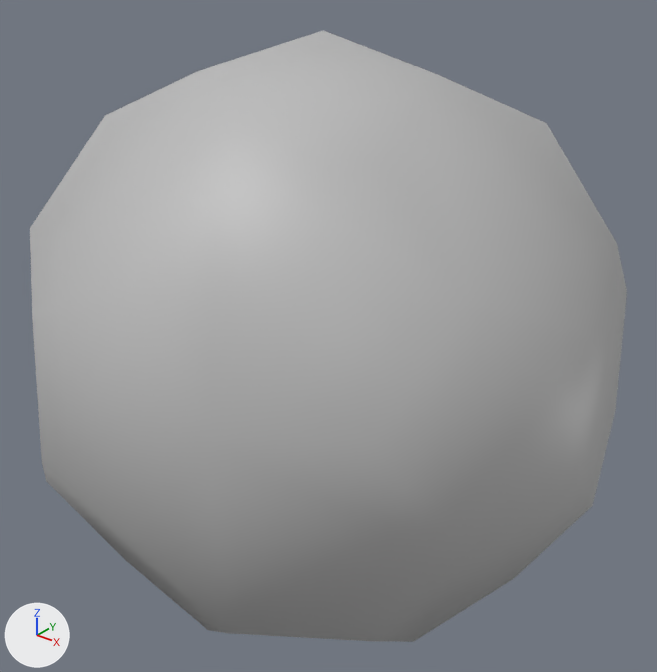
Before and after pictures for a commit that changed the FBX model Home/Assets/Models/MOD_decoFutbal.fbx.
Camera for both pictures: a 50 mm lens placed at (-2.018, -2.203, 0.305), pointed at (-2.373, -1.759, 0.03). The lights are fixed; the arrows at lower left show +X, +Y and +Z. Where no turn or scale is listed for an object, it has been applied to the vertices.

The first picture shows 'MOD_DecoFutbal'.
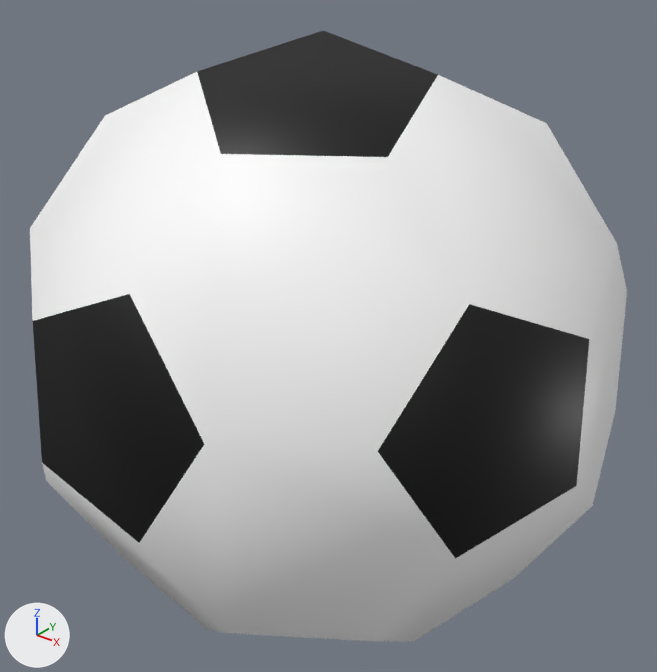
The newer file is also turned or shifted as a whole; pictures and numbers use the older file's frame.

The edits, one by one:
Material 'MAT_VoetbalWit' (mat_mat_voetbalwit) is new.
Its base color is (1.0, 1.0, 1.0) (white #ffffff).
Material 'MAT_VoetbalZwart' (mat_mat_voetbalzwart) is new.
Its base color is (0.0, 0.0, 0.0) (black #000000).
me_mesh has 60 vertices, 32 faces and spans x -0.203..0.203, y -0.2..0.2, z -0.206..0.206.
me_mesh is used by ob_mod_decofutbal; location (-2.3739, -1.7628, 0.0265).
me_mesh part 1: 20 of the faces centred in x -0.183..0.183, y -0.167..0.167, z -0.172..0.172 switch from mat_lambert1 (grey #bcbcbc) to mat_mat_voetbalwit (white #ffffff).
me_mesh part 2: 12 of the faces centred in x -0.175..0.175, y -0.19..0.19, z -0.182..0.182 switch from mat_lambert1 (grey #bcbcbc) to mat_mat_voetbalzwart (black #000000).

What differs and where, as boxes [x1, y1, x2, y2] in the pictures (657 x 672 px):
part 1 of me_mesh, recoloured (grey to white)
    both: [30, 72, 627, 642]
part 2 of me_mesh, recoloured (grey to black)
    both: [33, 31, 589, 559]
